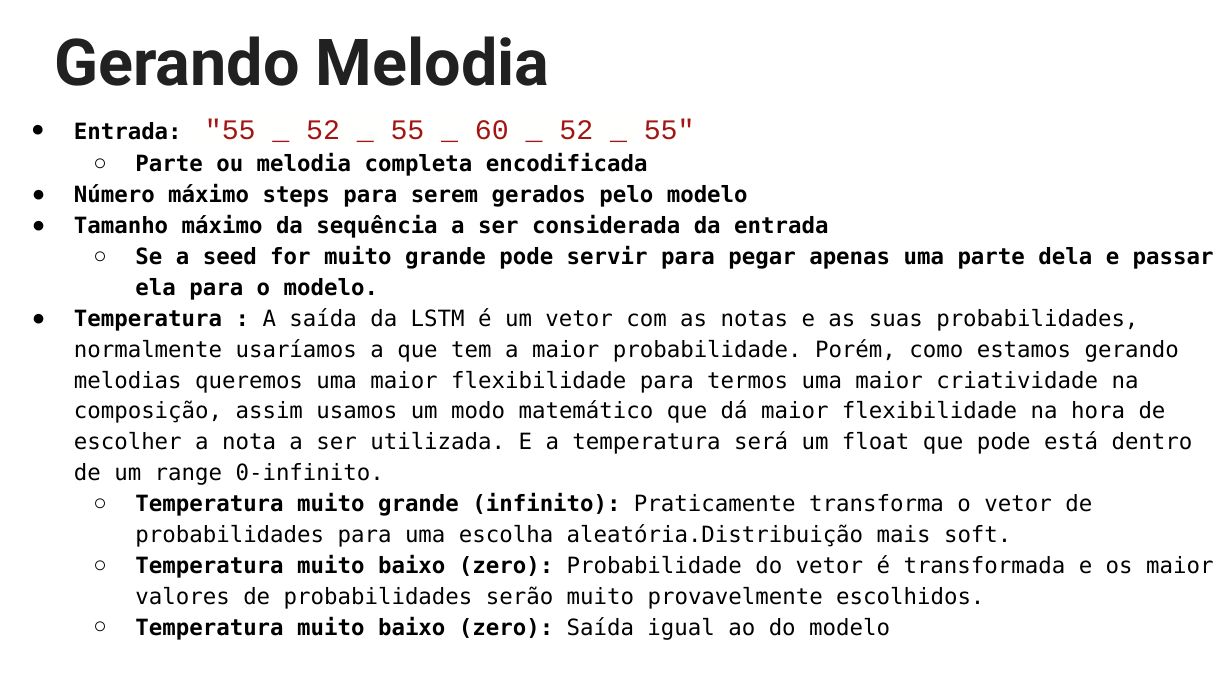
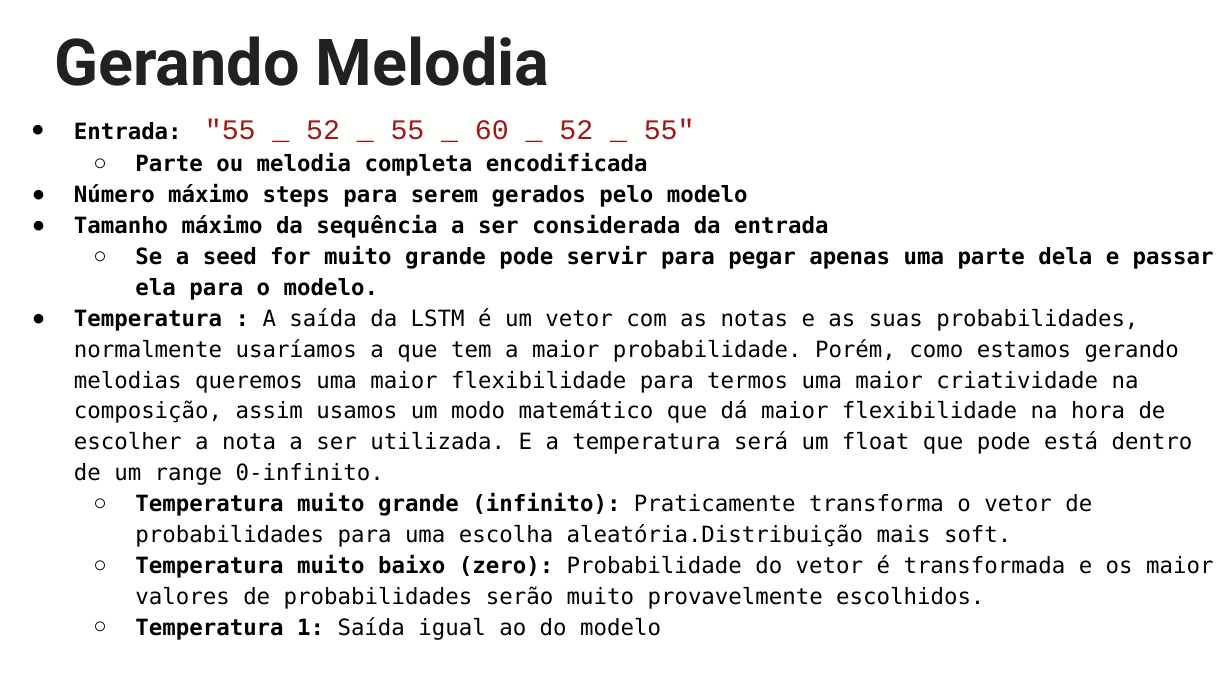
Before and after one commit to Jcss3/melody_generator, a slide deck: slide 28 of apresentação/Melody_Generator.pptx. Drawn at 1232x693 pixels with LibreOffice and Linux fonts; fonts in the diff are those of the drawing. Boxes give left, top, right and bottom in pixels: in the first picture for what was removed or moved away, otherwise in the second. Text is boxed around its words. In the diff, an @@ line names an element or a change of style, - is before the commit and + after.

```diff
--- a/apresentação/Melody_Generator.pptx
+++ b/apresentação/Melody_Generator.pptx
@@ text at [135, 617, 661, 640]: text changed; bold off @@
-  ○ Temperatura muito baixo (zero): Saída igual ao do modelo
+  ○ Temperatura 1: Saída igual ao do modelo
```
Also in this commit, not shown: 3 other slides changed, 2 slides added, 1 slide removed.
